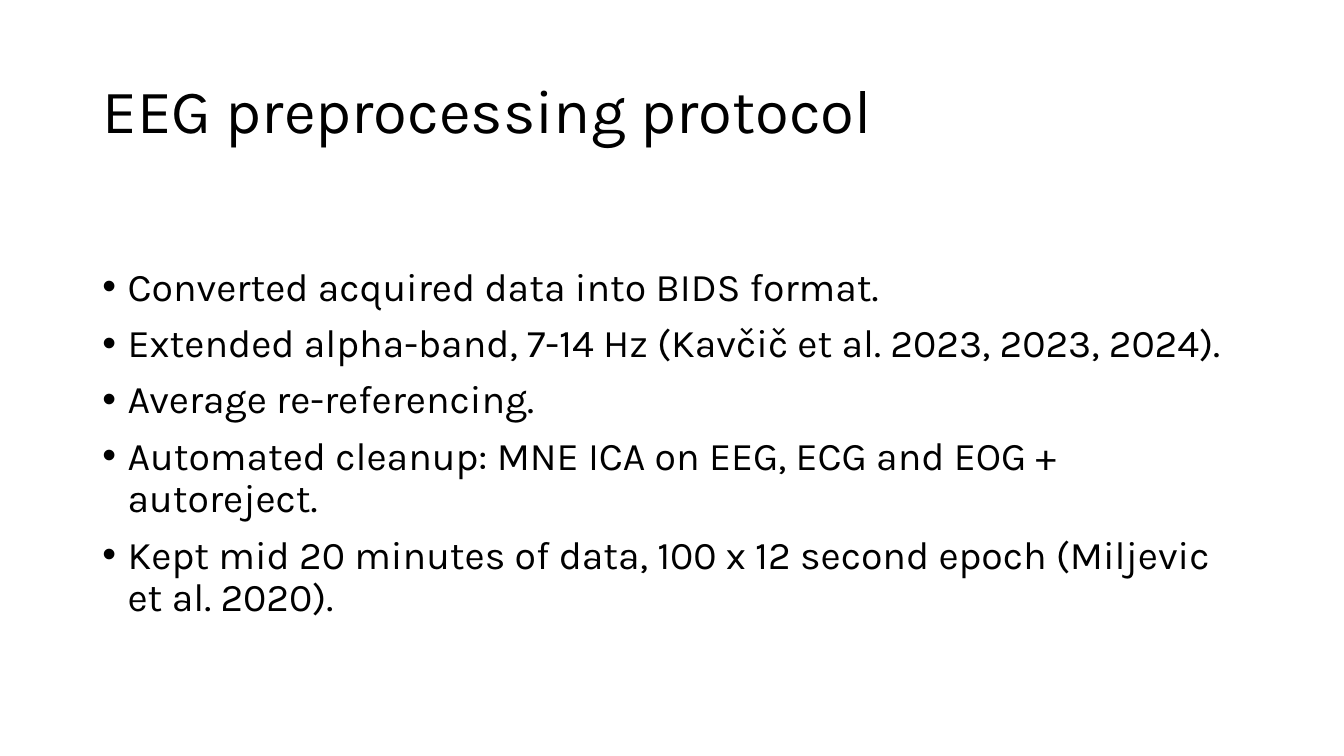
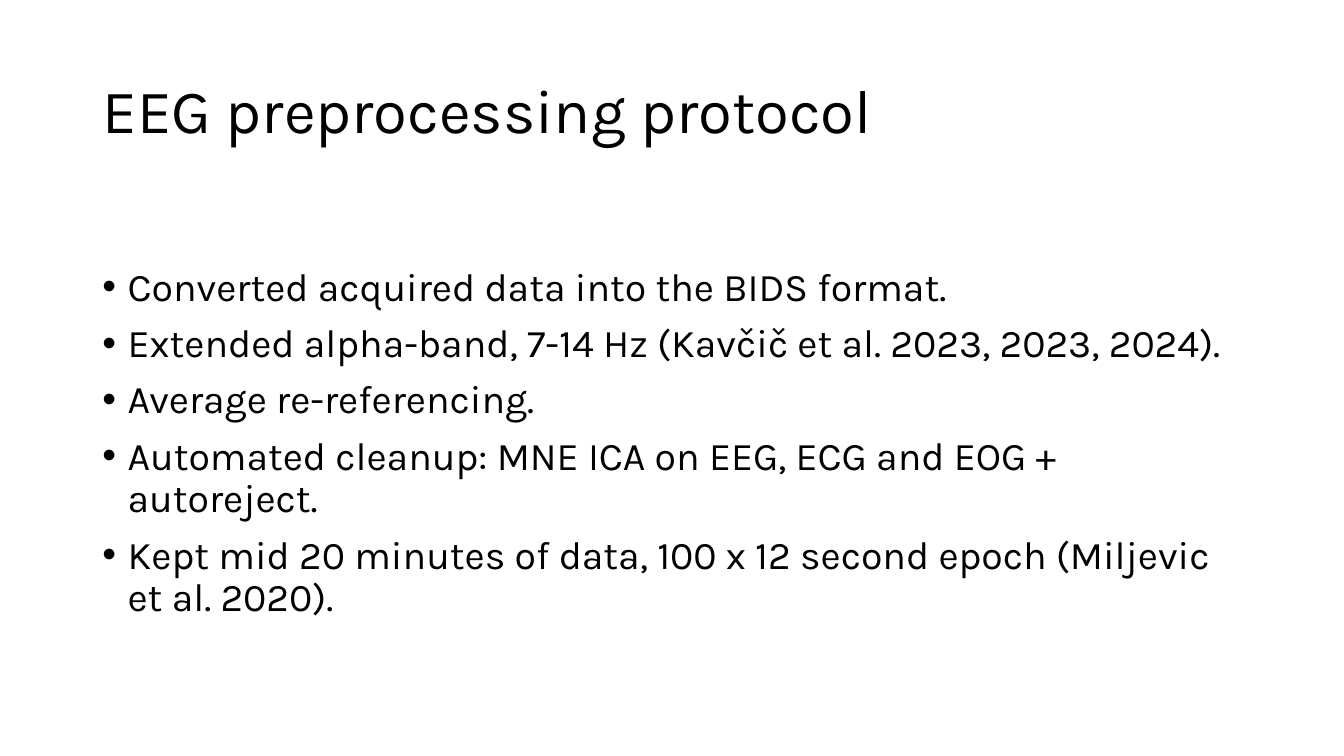
Before and after one commit to demsarjure/ped_neuro_eeg, a slide deck: slide 3 of presentation/results.pptx. Drawn at 1344x756 pixels with LibreOffice and Linux fonts; fonts in the diff are those of the drawing. Boxes give left, top, right and bottom in pixels: in the first picture for what was removed or moved away, otherwise in the second. Text is boxed around its words. In the diff, an @@ line names an element or a change of style, - is before the commit and + after.

Commit message:
presentation update

```diff
--- a/presentation/results.pptx
+++ b/presentation/results.pptx
@@ text at box(128, 274, 946, 311): text changed @@
-• Converted acquired data into BIDS format.
+• Converted acquired data into the BIDS format.
```
